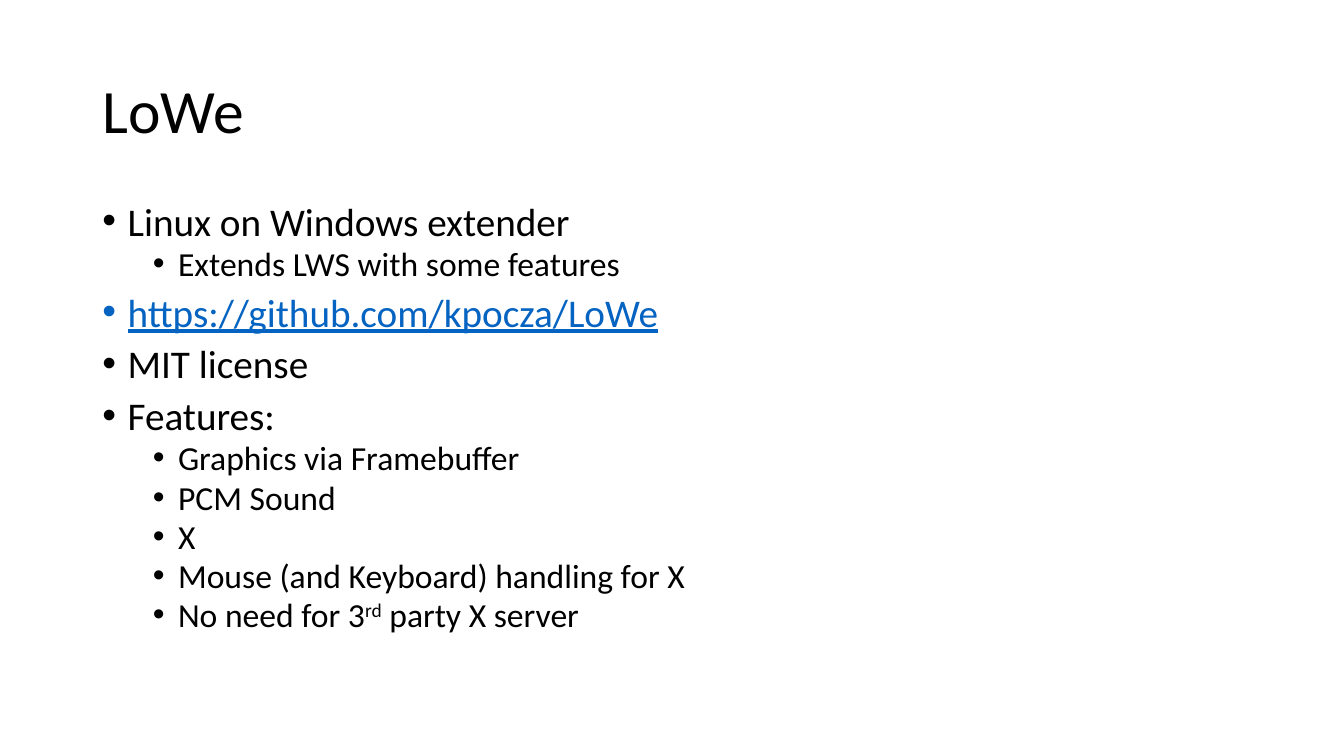
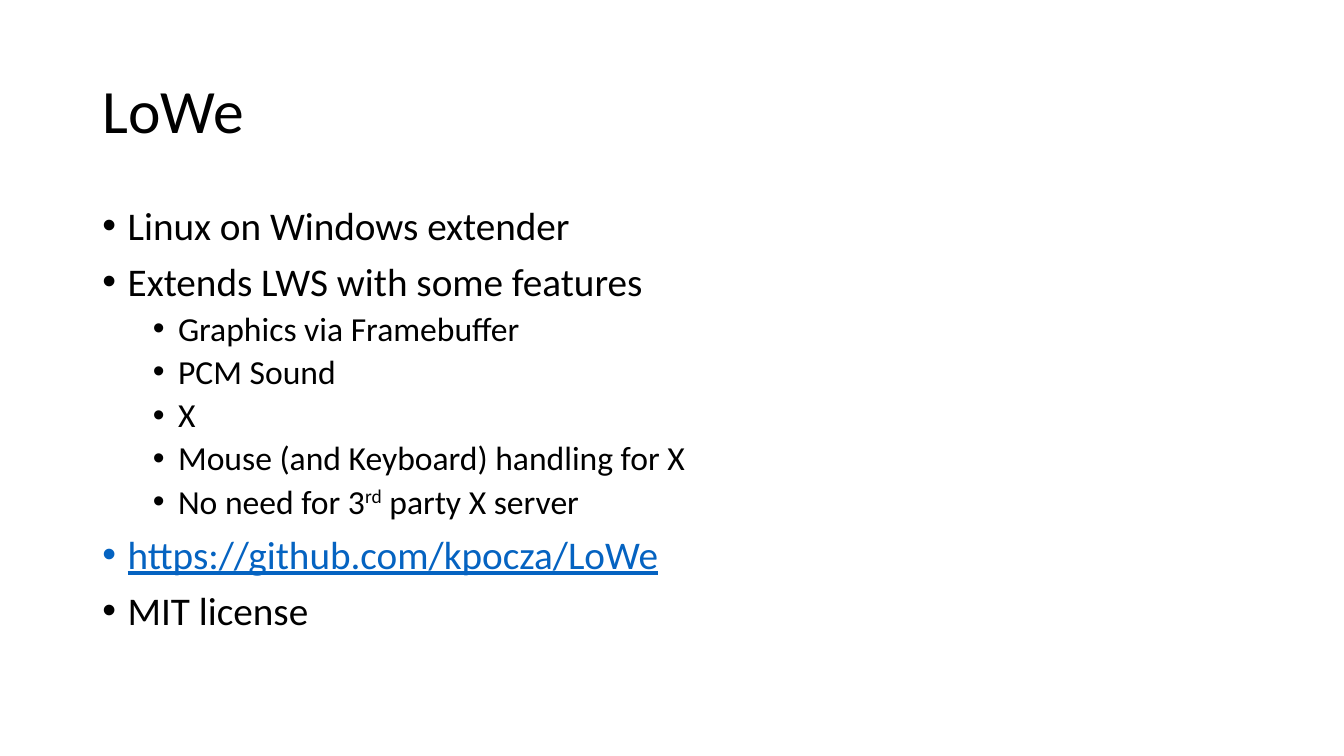
Before and after one commit to kpocza/LoWe, a slide deck: slide 14 of talks/entdev170222/EntDev170222_MSLovesLinux.pptx. Drawn at 1344x756 pixels with LibreOffice and Linux fonts; fonts in the diff are those of the drawing. Boxes give left, top, right and bottom in pixels: in the first picture for what was removed or moved away, otherwise in the second. Text is boxed around its words. In the diff, an @@ line names an element or a change of style, - is before the commit and + after.

Commit message:
Text paste support, updates to pptx

```diff
--- a/talks/entdev170222/EntDev170222_MSLovesLinux.pptx
+++ b/talks/entdev170222/EntDev170222_MSLovesLinux.pptx
@@ text at box(128, 212, 684, 520): size 24 to 28 pt in "Extends LWS with some features"; line spacing 0.8 to 0.9; list level 2 to 1 in "Extends LWS with some features" @@
@@ text at box(128, 299, 658, 431): paragraphs removed @@
-• https://github.com/kpocza/LoWe
-• MIT license
-• Features:
@@ text at box(128, 541, 658, 626): paragraphs added @@
+• https://github.com/kpocza/LoWe
+• MIT license
```
Also in this commit, not shown: 9 other slides changed, 5 other files.
